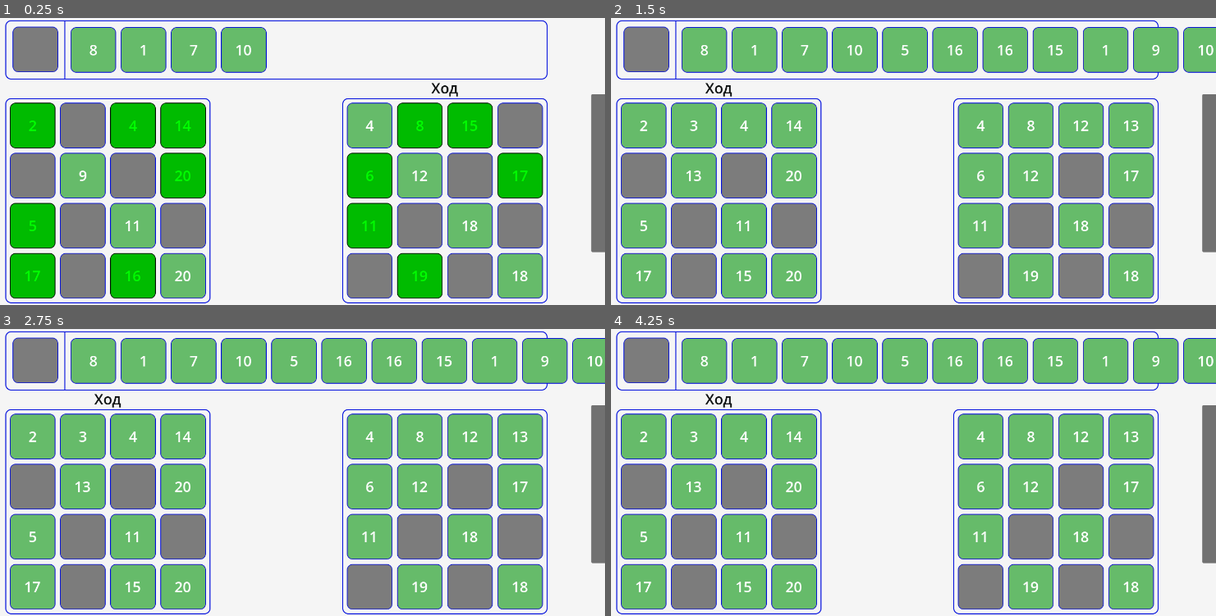
Above: before the commit, frames 1-4 (two rows, left to right).
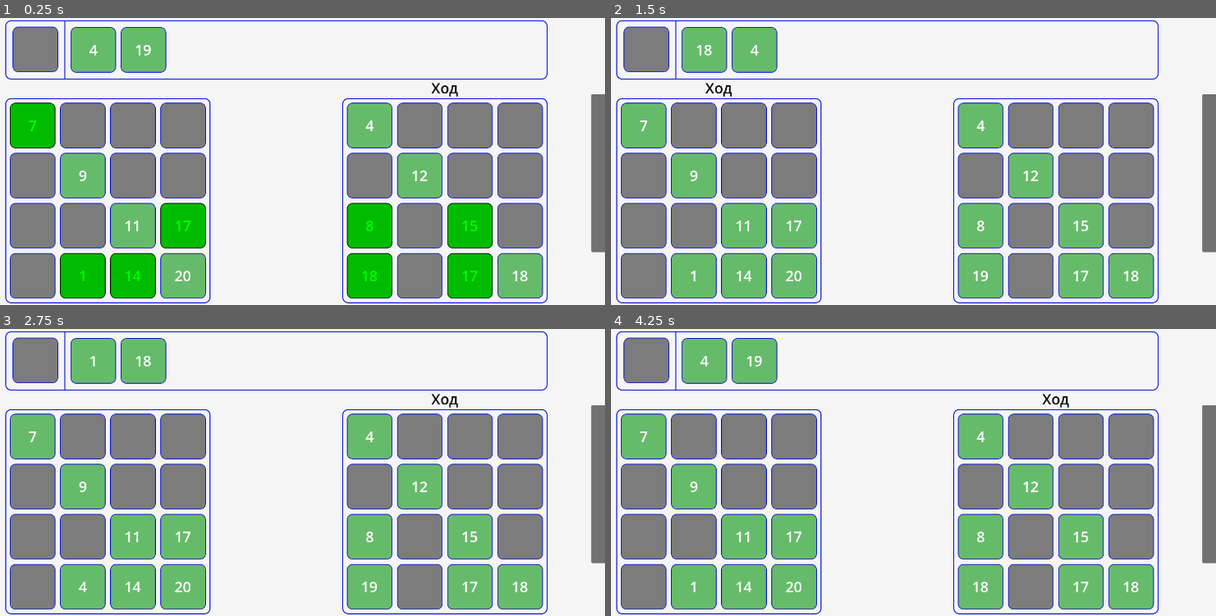
Above: after the commit, the same moments.

Repository: Rinkton/lucky-numbers-godot
Game: Godot game, scene res://game.tscn
The game is run twice, just before and just after one commit, with the same random seed, the same clock (stepped at 60 frames per second) and the same inputs.
Inputs (mouse positions are in pixels of both pictures, inside the frame that each line leads up to):
- Up to frame 1 (0.25 s): no input
- Up to frame 2 (1.5 s): move the mouse to (1034, 147) at 0.52 s; click (1034, 147) at 0.67 s; move the mouse to (756, 175) at 1.27 s; click (756, 175) at 1.42 s
- Up to frame 3 (2.75 s): move the mouse to (344, 409) at 2.02 s; click (344, 409) at 2.17 s
- Up to frame 4 (4.25 s): move the mouse to (853, 529) at 2.77 s; click (853, 529) at 2.92 s; move the mouse to (1082, 515) at 3.52 s; click (1082, 515) at 3.67 s

The runs differ from the first frame. In frame 1, 21% of the frame differs, in the area x 1-90%, y 3-98%; in frame 2, 28%; in frame 3, 28%, in the area x 1-100%, y 3-98%; in frame 4, 28%.

Commit message:
made smth i don't remember

Diff:
--- a/lucky-numbers/player/simple_ai_player.gd
+++ b/lucky-numbers/player/simple_ai_player.gd
@@ -19,32 +19,36 @@
 
 func turn():
 	#await G.get_tree().create_timer(1).timeout # dramatic pause
+	# refactor it and make it work
 	if G.game.clover_pile.is_there_clovers_left():
+		var best_pos
+		var best_clover
+		var face_down_chosen: bool
 		var start_score = score()
-		var min_const := 1.0
-		var min_score = start_score + 1
-		var clover = G.game.clover_pile.pop_random_clover()
-		var best_pos = null
-		for y in range(4):
-			for x in range(4):
-				var cell = my_field.get_cell(x, y)
-				if my_field.get_is_this_clover_on_this_cell_acceptable(clover, cell):
-					if cell.is_there_clover():
-						var imagine_score = score(Vector3i(x, y, clover.number))
-						var replace_const = 2.0
-						if imagine_score + replace_const < min_score:
-							min_score = imagine_score
-							best_pos = Vector2(x, y)
-					else:
-						var imagine_score = score(Vector3i(x, y, clover.number))
-						if imagine_score < min_score:
-							min_score = imagine_score
-							best_pos = Vector2(x, y)
+		for cell in G.game.face_up_pile.get_cells():
+			var clover = cell.get_clover()
+			var best = get_best_for_this_clover(start_score, clover)
+			var score_const = 0
+			if best["min_score"] + score_const < start_score:
+				best_pos = best["best_pos"]
+				best_clover = clover
+		face_down_chosen = best_clover == null
+		var face_up_cell
+		if face_down_chosen:
+			best_clover = G.game.clover_pile.pop_random_clover()
+			var best = get_best_for_this_clover(start_score, best_clover)
+			best_pos = best["best_pos"]
+		else:
+			var cell = best_clover.get_parent()
+			face_up_cell = cell
+			cell.remove_child(best_clover)
+			cell.queue_free()
 		if best_pos != null:
 			var cell = my_field.get_cell(best_pos.x, best_pos.y)
-			cell.put_clover_turn(clover, G.game.clover_pile)
+			cell.put_clover_turn(best_clover,
+				G.game.clover_pile if face_down_chosen else face_up_cell)
 		else:
-			G.game.face_up_pile.put_clover_turn(clover)
+			G.game.face_up_pile.put_clover_turn(best_clover)
 	"""
 	G.game.face_up_pile.put_clover_turn(clover)
 
@@ -63,6 +67,31 @@
 	"""
 
 
+func get_best_for_this_clover(start_score, clover):
+	var min_const := 1.0
+	var min_score = start_score + 1
+	var best_pos = null
+	for y in range(4):
+		for x in range(4):
+			var cell = my_field.get_cell(x, y)
+			if my_field.get_is_this_clover_on_this_cell_acceptable(clover, cell):
+				if cell.is_there_clover():
+					var imagine_score = score(Vector3i(x, y, clover.number))
+					var replace_const = 2
+					if imagine_score + replace_const < min_score:
+						min_score = imagine_score
+						best_pos = Vector2(x, y)
+				else:
+					var imagine_score = score(Vector3i(x, y, clover.number))
+					var new_clover_const = -0.25
+					if imagine_score - pow(abs(new_clover_const) *
+					my_field.get_busy_cells_count(), 1.2) < min_score:
+						min_score = imagine_score
+						best_pos = Vector2(x, y)
+	return {"best_pos": best_pos, "min_score": min_score}
+
+
+# lower - better
 func score(imagine_clover: Vector3i = Vector3i(-1, -1, 0)):
 	var total_stress := 0.0
 	var total_unhappiness := 0.0
@@ -73,7 +102,7 @@
 				total_unhappiness += unhappiness(cell, imagine_clover)
 			else:
 				total_stress += stress(cell, imagine_clover)
-	return 1 * total_stress + 0.075 * total_unhappiness
+	return 1 * total_stress + 0.05 * total_unhappiness
 
 
 # cell must be empty
@@ -86,6 +115,12 @@
 	var sur = _get_cell_flexibility(cell, imagine_clover)
 	var center_row = (sur["lv"] + sur["rv"]) / 2
 	var center_col = (sur["uv"] + sur["dv"]) / 2
+	if my_field.get_vector_of_cell(cell) == Vector2i(0, 0):
+		center_row = 1
+		center_col = 1
+	elif my_field.get_vector_of_cell(cell) == Vector2i(3, 3):
+		center_row = 20
+		center_col = 20
 	var v = cell.get_clover().number
 	return abs(v - center_row) + (v - center_col)
 
@@ -96,10 +131,10 @@
 	var vec = field.get_vector_of_cell(cell)
 	var imagine_clover_pos = Vector2i(imagine_clover.x, imagine_clover.y)
 
-	var u := 1
-	var r := 1
-	var d := 1
-	var l := 1
+	var u := 0
+	var r := 0
+	var d := 0
+	var l := 0
 	var uv := 0
 	var rv := 21
 	var dv := 21
@@ -109,7 +144,7 @@
 		var this_vec = Vector2i(vec.x, vec.y - u)
 		if this_vec == imagine_clover_pos:
 			uv = imagine_clover.z
-		else:
+		elif this_vec != vec:
 			var c = field.get_cell(this_vec.x, this_vec.y)
 			if c.is_there_clover():
 				uv = c.get_clover().number
@@ -119,7 +154,7 @@
 		var this_vec = Vector2i(vec.x + r, vec.y)
 		if this_vec == imagine_clover_pos:
 			rv = imagine_clover.z
-		else:
+		elif this_vec != vec:
 			var c = field.get_cell(this_vec.x, this_vec.y)
 			if c.is_there_clover():
 				rv = c.get_clover().number
@@ -129,7 +164,7 @@
 		var this_vec = Vector2i(vec.x, vec.y + d)
 		if this_vec == imagine_clover_pos:
 			dv = imagine_clover.z
-		else:
+		elif this_vec != vec:
 			var c = field.get_cell(this_vec.x, this_vec.y)
 			if c.is_there_clover():
 				dv = c.get_clover().number
@@ -139,7 +174,7 @@
 		var this_vec = Vector2i(vec.x - l, vec.y)
 		if this_vec == imagine_clover_pos:
 			lv = imagine_clover.z
-		else:
+		elif this_vec != vec:
 			var c = field.get_cell(this_vec.x, this_vec.y)
 			if c.is_there_clover():
 				lv = c.get_clover().number
